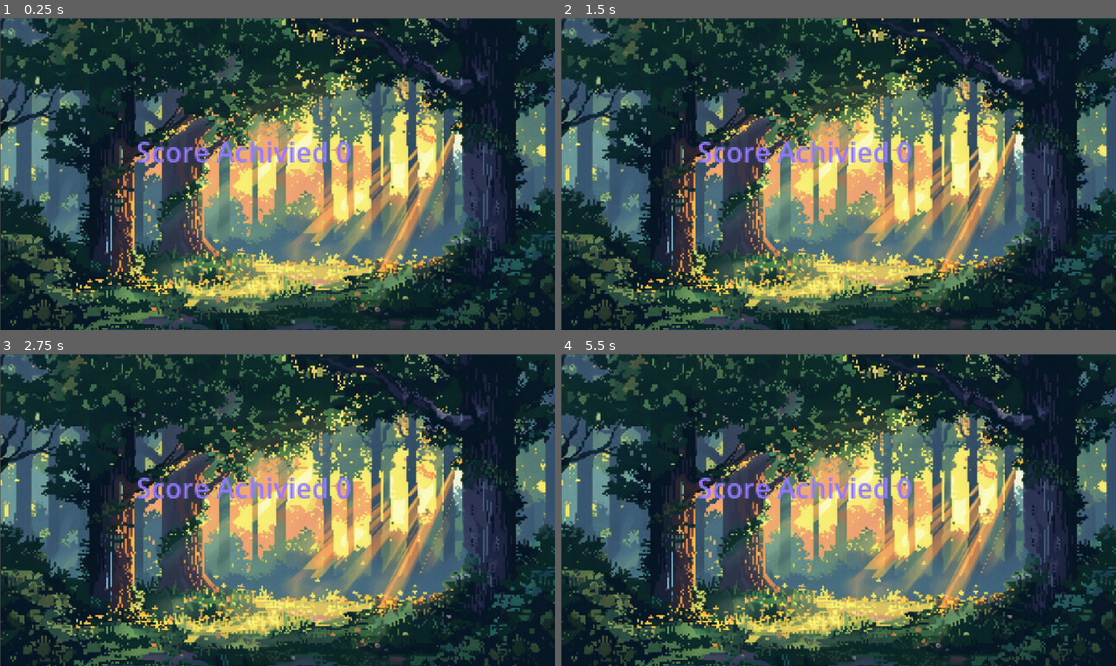
Above: before the commit, frames 1-4 (two rows, left to right).
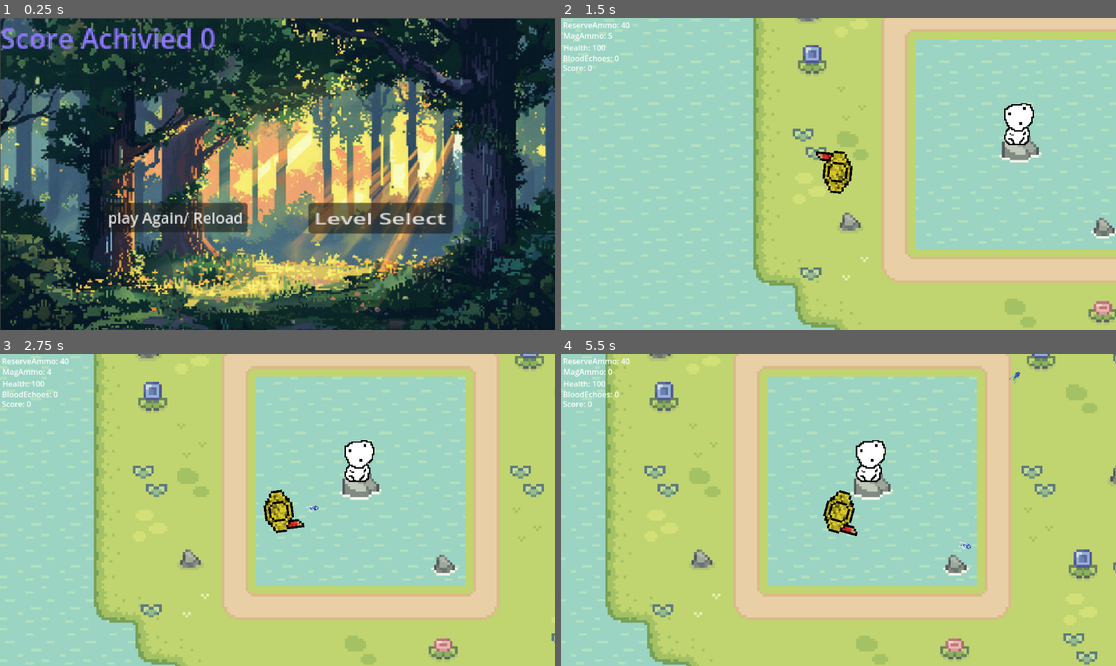
Above: after the commit, the same moments.

Repository: TheWhiteWolf0/Shooter-Game
Game: Godot game, scene res://Scenes/DeathScence.tscn
Two runs of this game, one before a commit and one after it. Both use one fixed random seed, a clock stepped at 60 frames per second and the inputs below. This scene is started directly instead of the project's main scene.
Inputs (mouse positions are in pixels of both pictures, inside the frame that each line leads up to):
- Up to frame 1 (0.25 s): no input
- Up to frame 2 (1.5 s): click (943, 217) at 0.5 s, where only the run after the commit has a clickable "Level Select"; click (716, 161) at 1.25 s, where only the run after the commit has a clickable "Level 1"
- Up to frame 3 (2.75 s): tap Enter at 2 s; move the mouse to (399, 494) at 2.02 s; hold D (Right) from 2.03 s (still down); click (399, 494) at 2.1 s
- Up to frame 4 (5.5 s): move the mouse to (727, 525) at 2.77 s; release D (Right) at 2.78 s; hold S (Down) 2.78-3.53 s; click (727, 525) at 2.85 s; move the mouse to (894, 441) at 3.52 s; hold D (Right) 3.53-4.28 s; click (894, 441) at 3.6 s; move the mouse to (810, 572) at 4.27 s; hold W (Up) 4.28-5.03 s; click (810, 572) at 4.35 s; move the mouse to (1005, 556) at 5.02 s; hold A (Left) from 5.03 s (still down); click (1005, 556) at 5.1 s

The runs differ from the first frame. In frame 1, 7.0% of the frame differs, in the area x 0-82%, y 3-70%; in frame 2, 100%; in frame 3, 100%; in frame 4, 100%, in the area x 0-100%, y 0-100%.

Commit message:
Can now reload scene. Problem is when you go to the shop then but stuff then play again, die then return to the shop the cost resets. Maybe link it to GV or player score?

Diff:
--- a/shootergame/GlobalVariables/GloabalVariables.gd
+++ b/shootergame/GlobalVariables/GloabalVariables.gd
@@ -9,7 +9,7 @@
 
 extends Node
 
-@export var player_speed = 450
+var player_speed:int = 450
 var player_Score:int = 0
 var player_Health:int = 100
 var player_Damage:int = 1
--- a/shootergame/Scenes/DeathScence.tscn
+++ b/shootergame/Scenes/DeathScence.tscn
@@ -23,12 +23,31 @@
 [node name="CanvasLayer" type="CanvasLayer" parent="."]
 
 [node name="score" type="Label" parent="CanvasLayer"]
-offset_left = 283.0
-offset_top = 236.0
-offset_right = 400.0
-offset_bottom = 259.0
+offset_left = 1.00003
+offset_top = 1.52588e-05
+offset_right = 118.0
+offset_bottom = 23.0
 scale = Vector2(3.56, 3.56)
 text = "Score Achivied "
 label_settings = SubResource("LabelSettings_kedjp")
 horizontal_alignment = 1
 vertical_alignment = 1
+
+[node name="Button" type="Button" parent="CanvasLayer"]
+offset_left = 640.0
+offset_top = 384.0
+offset_right = 739.0
+offset_bottom = 415.0
+scale = Vector2(3.03331, 2.05362)
+text = "Level Select"
+
+[node name="Button2" type="Button" parent="CanvasLayer"]
+offset_left = 216.0
+offset_top = 384.0
+offset_right = 368.0
+offset_bottom = 415.0
+scale = Vector2(1.96, 1.96)
+text = "play Again/ Reload"
+
+[connection signal="pressed" from="CanvasLayer/Button" to="." method="_on_button_pressed"]
+[connection signal="pressed" from="CanvasLayer/Button2" to="." method="_on_button_2_pressed"]
--- a/shootergame/Scripts/death_scence.gd
+++ b/shootergame/Scripts/death_scence.gd
@@ -12,3 +12,16 @@
 
 func _physics_process(delta: float) -> void:
 	$CanvasLayer/score.text = "Score Achivied " + str(GlobalVariables.player_Score)
+
+
+
+func _on_button_pressed() -> void:
+	get_tree().change_scene_to_file("res://Scenes/level_select.tscn")
+	pass # Replace with function body.
+
+
+func _on_button_2_pressed() -> void:
+	GlobalVariables.player_Health = GlobalVariables.player_Health + 100
+	GlobalVariables.reserve_ammo = GlobalVariables.reserve_ammo + 20
+	get_tree().change_scene_to_file("res://Scenes/lvl2.tscn")
+	pass # Replace with function body.
